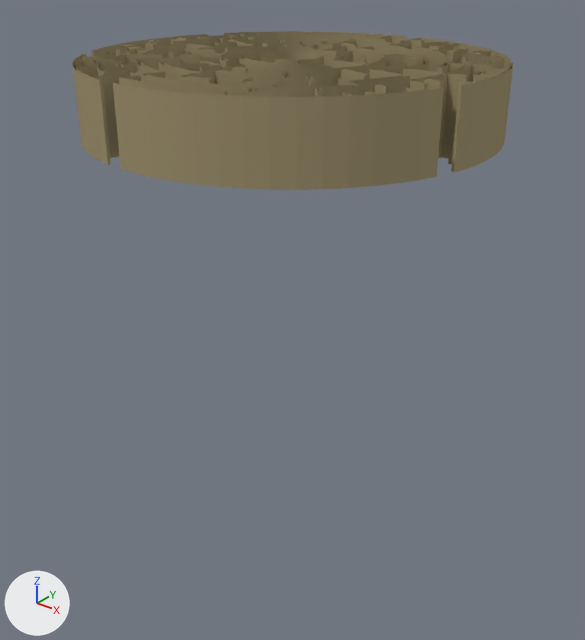
The Blender file MazeBriskWalkSimulator2018/Assets/maze.blend as it was, and as the next commit left it.
Camera for both pictures: a camera (50 mm lens) standing at (38.9, -48.6, 42.6) and looking at (-0.8, 0.9, 11.9). The axes (+X, +Y, +Z) are drawn at lower left. The lights are the same throughout.

Names of what the first picture shows: 'LAYER 1'.
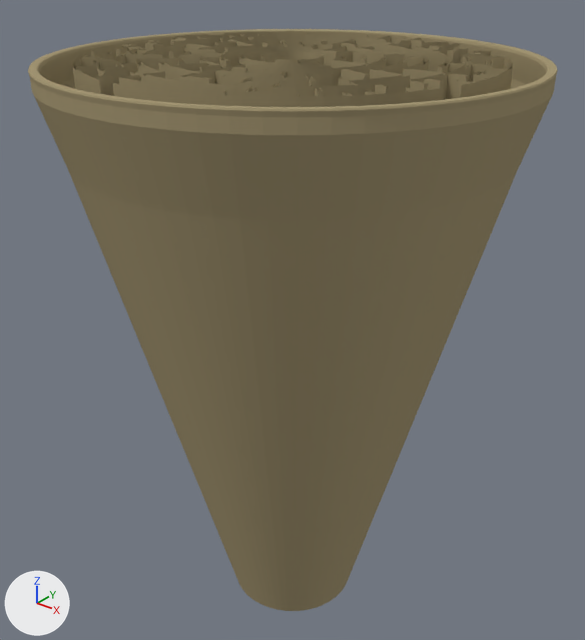
The change, as JSON lines over the scene's bpy script:
```json
{"op": "remove", "block": "ob_outside", "code": "ob_outside.hide_viewport = True"}
```

Pixel boxes [x1, y1, x2, y2] of what changed, in the pictures (585 x 640 px):
```json
{"object": "Outside", "change": "shown", "after": [28, 29, 558, 611]}
```
